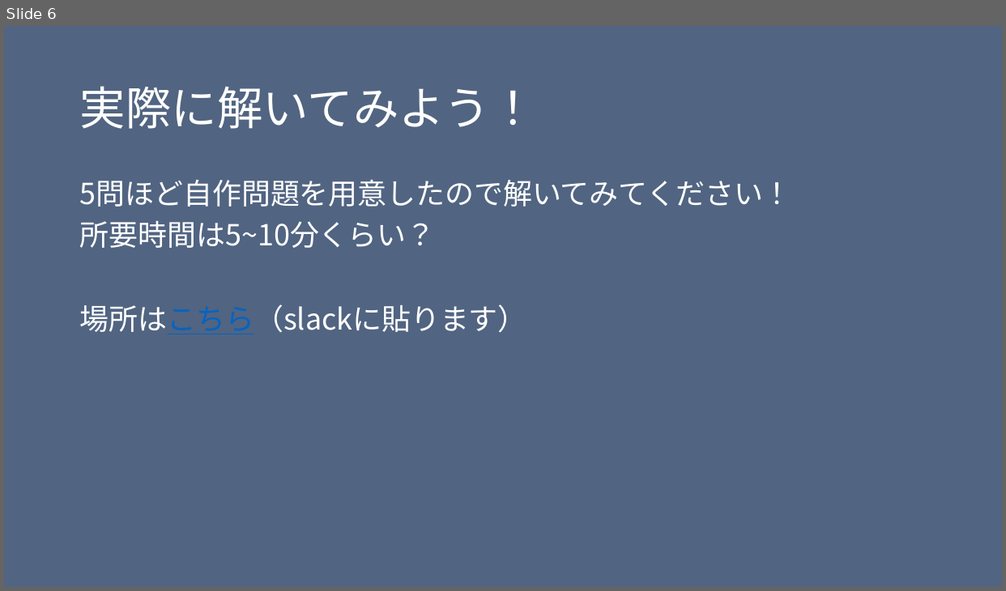
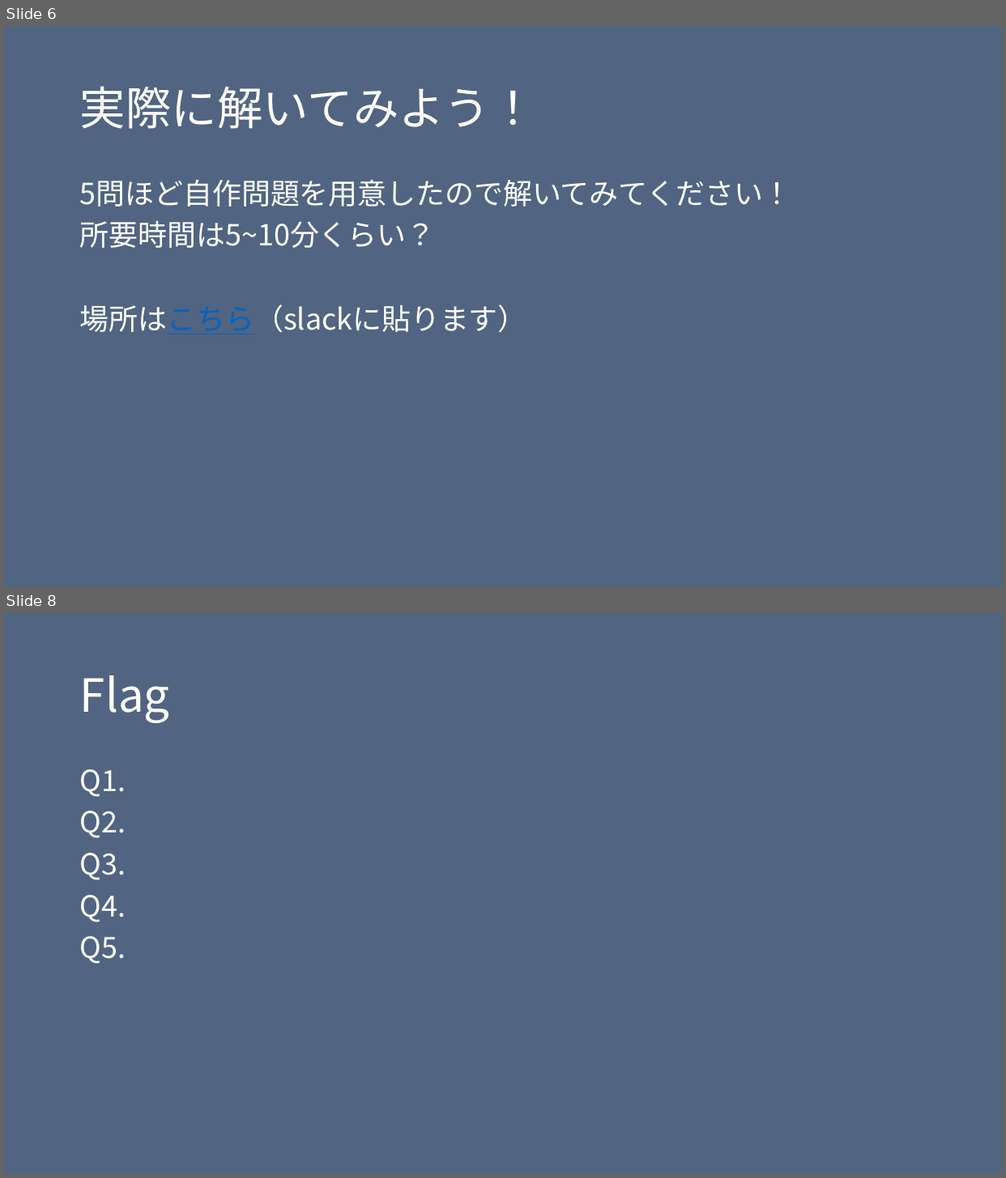
Before and after one commit to H0ndh11/CTF, a slide deck: ゼミ発表資料/ctf発表スライド.pptx. Shown one above the other, each under a label of ours: slide 6 before the commit, slides 6 and 8 after it; the slides between them are not shown. The pictures are 1006x591 and 1006x1178 pixels, drawn with LibreOffice and Linux fonts; fonts in the diff are those of the drawing. Boxes give left, top, right and bottom in pixels: in the first picture for what was removed or moved away, otherwise in the second. Text is boxed around its words. In the diff, an @@ line names an element or a change of style, - is before the commit and + after.

```diff
--- a/ゼミ発表資料/ctf発表スライド.pptx
+++ b/ゼミ発表資料/ctf発表スライド.pptx
@@ slide 8 added at [4, 613, 1002, 1174], background #526582 @@
@@ title added at [80, 675, 170, 723], 44 pt, text #FFFFFF @@
+Flag
@@ text added at [80, 769, 126, 964], 28 pt, text #FFFFFF @@
+Q1.
+Q2.
+Q3.
+Q4.
+Q5.
```
Also in this commit, not shown: 2 slides changed, 1 other slide added, 1 slide removed.
